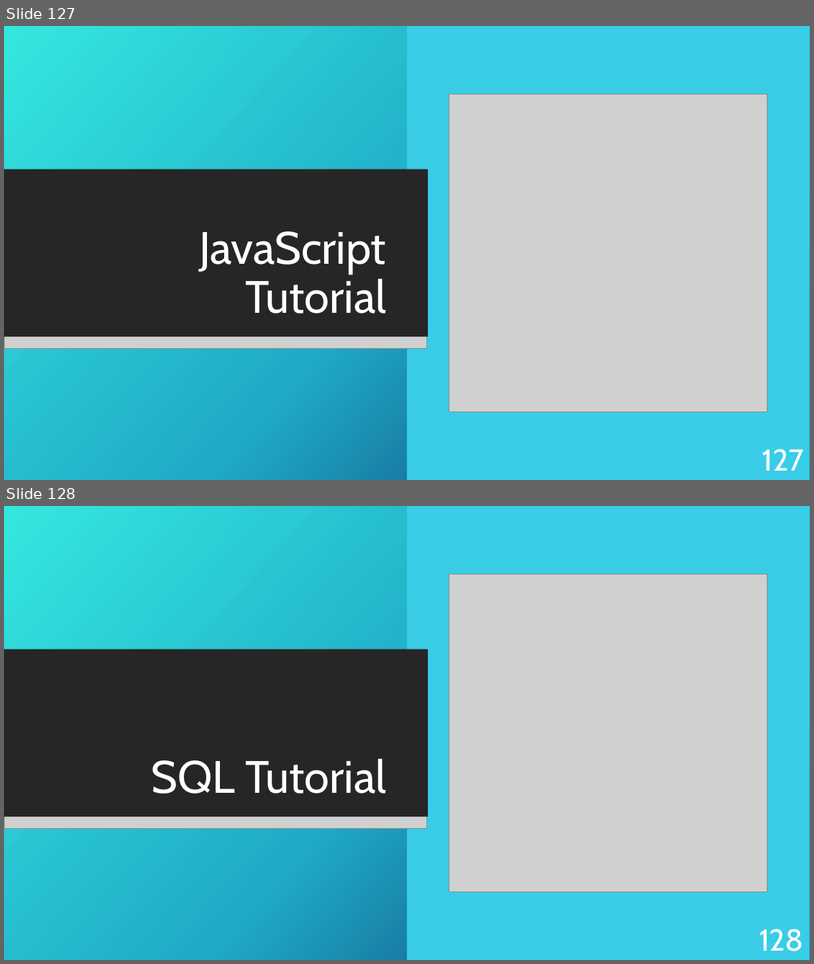
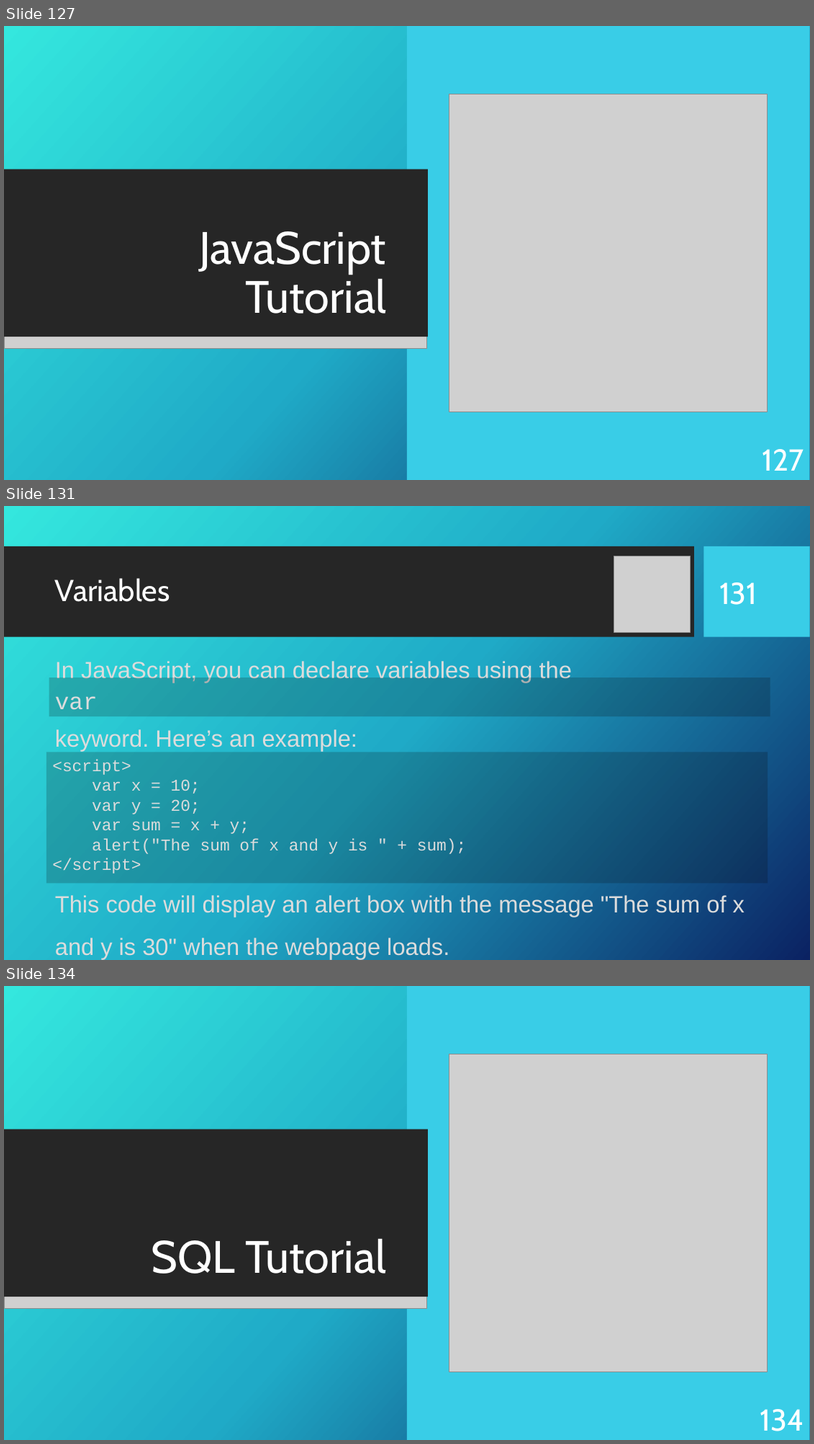
Before and after one commit to KurtAbraham/CS451, a slide deck: CS 451-KAbraham-Internet Technologies Tutorials.pptx. Shown one above the other, each under a label of ours: slides 127 and 128 before the commit, slides 127, 131 and 134 after it; the slides between them are not shown. The pictures are 814x964 and 814x1444 pixels, drawn with LibreOffice and Linux fonts; fonts in the diff are those of the drawing; grey boxes stand for pictures; background and template pictures are left out. Boxes give left, top, right and bottom in pixels: in the first picture for what was removed or moved away, otherwise in the second. Text is boxed around its words. In the diff, an @@ line names an element or a change of style, - is before the commit and + after.

```diff
--- a/CS 451-KAbraham-Internet Technologies Tutorials.pptx
+++ b/CS 451-KAbraham-Internet Technologies Tutorials.pptx
@@ slide 131 added at (x1=4, y1=506, x2=810, y2=960), background picture (left out) @@
@@ rectangle added at (x1=4, y1=546, x2=694, y2=637), fill #262626 @@
@@ rectangle added at (x1=705, y1=546, x2=810, y2=637), fill #39CDE7 @@
@@ picture added at (x1=615, y1=556, x2=691, y2=632) @@
@@ title added at (x1=55, y1=578, x2=170, y2=602), 36 pt, text #FFFFFF @@
+Variables
@@ page number added at (x1=720, y1=582, x2=758, y2=605), 36 pt, text #FFFFFF @@
+131
@@ rectangle added at (x1=49, y1=678, x2=771, y2=716), fill #080808 at 20% opacity, 28 pt, text #DCDCDC @@
+var
@@ text added at (x1=55, y1=661, x2=572, y2=682), 28 pt, text #DCDCDC @@
+In JavaScript, you can declare variables using the
@@ text added at (x1=55, y1=729, x2=358, y2=751), 28 pt, text #DCDCDC @@
+keyword. Here’s an example:
@@ rectangle added at (x1=46, y1=752, x2=768, y2=883), fill #080808 at 20% opacity, 19.6 pt, text #DCDCDC @@
+<script>
+var x = 10;
+var y = 20;
+var sum = x + y;
+alert("The sum of x and y is " + sum);
+</script>
@@ text added at (x1=55, y1=895, x2=745, y2=959), 28 pt, text #DCDCDC @@
+This code will display an alert box with the message "The sum of x and y is 30" when the webpage loads.
@@ what was slide 128 is now slide 134 @@
@@ page number at (x1=760, y1=1409, x2=804, y2=1431): text changed @@
-128
+134
```
Also in this commit, not shown: 1 slide changed, 5 other slides added, 9 other files.
